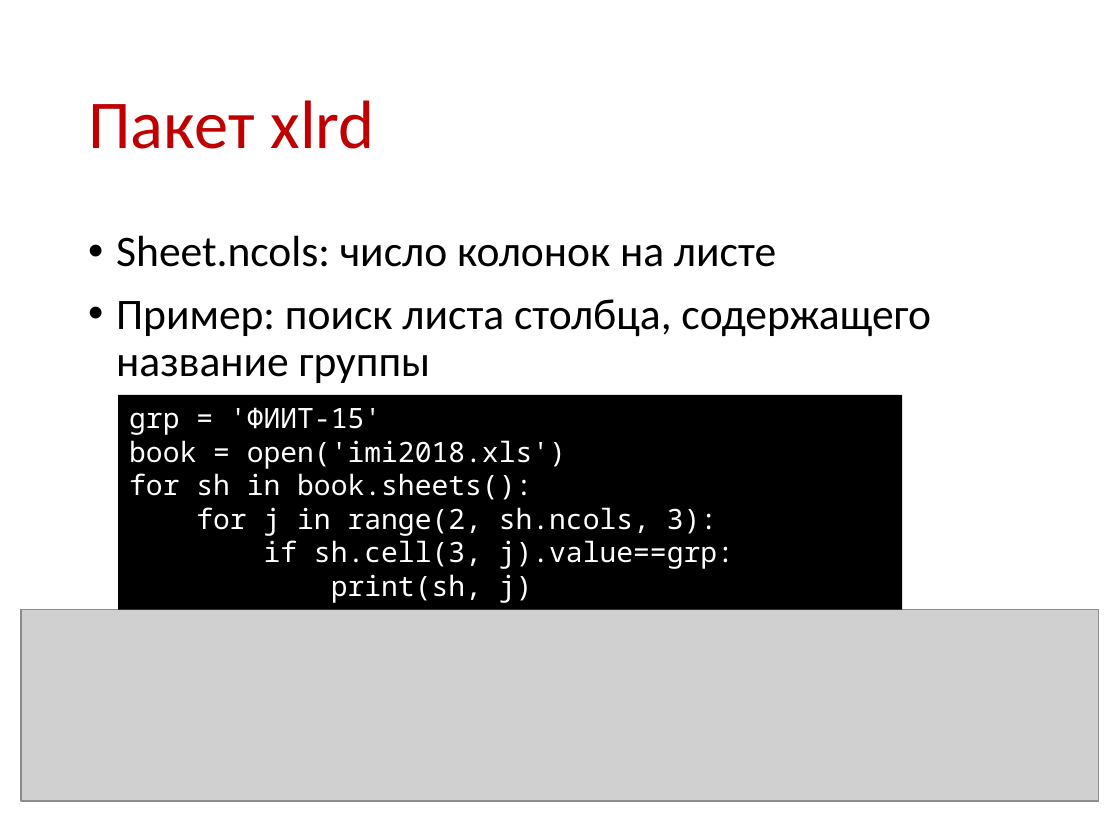
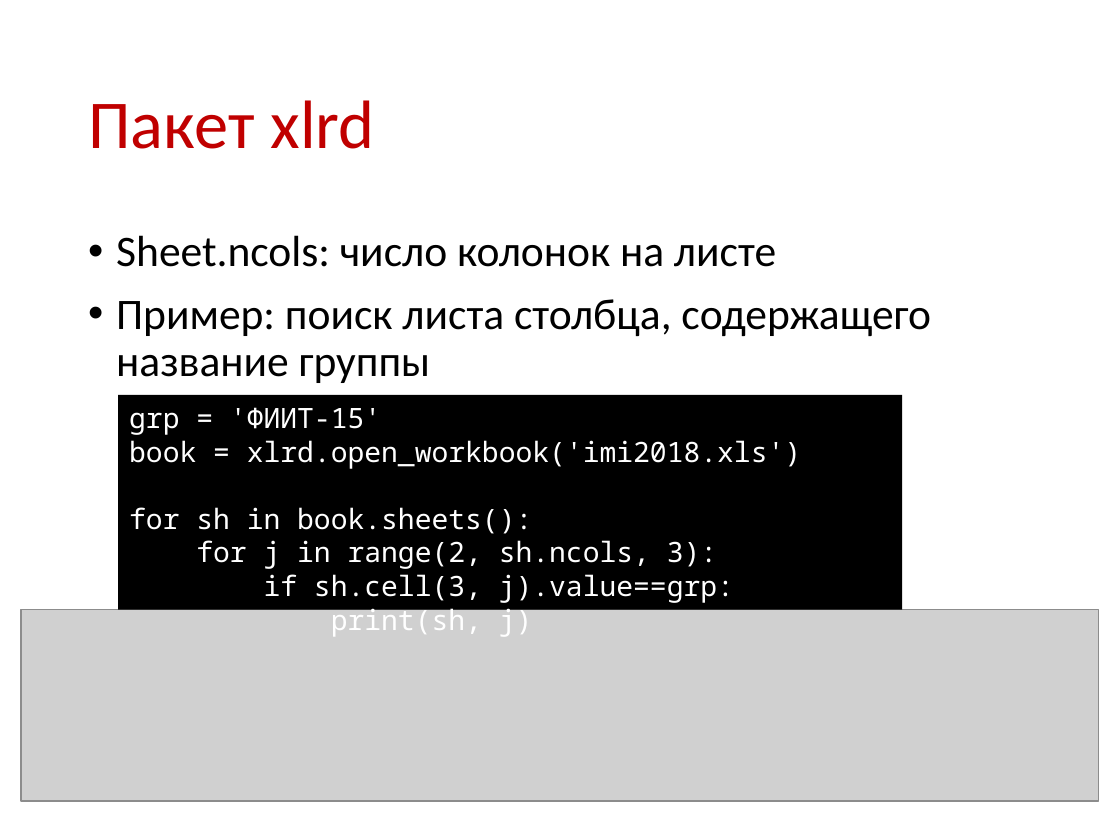
Before and after one commit to magit19/lab2gcalen, a slide deck: slide 13 of Импорт расписания из Excel в gcal.pptx. Drawn at 1120x840 pixels with LibreOffice and Linux fonts; fonts in the diff are those of the drawing; grey boxes stand for pictures. Boxes give left, top, right and bottom in pixels: in the first picture for what was removed or moved away, otherwise in the second. Text is boxed around its words. In the diff, an @@ line names an element or a change of style, - is before the commit and + after.

```diff
--- a/Импорт расписания из Excel в gcal.pptx
+++ b/Импорт расписания из Excel в gcal.pptx
@@ text in rectangle at (x1=129, y1=440, x2=801, y2=469): text changed @@
-book = open('imi2018.xls')
+book = xlrd.open_workbook('imi2018.xls')
```
Also in this commit, not shown: 3 other files.
